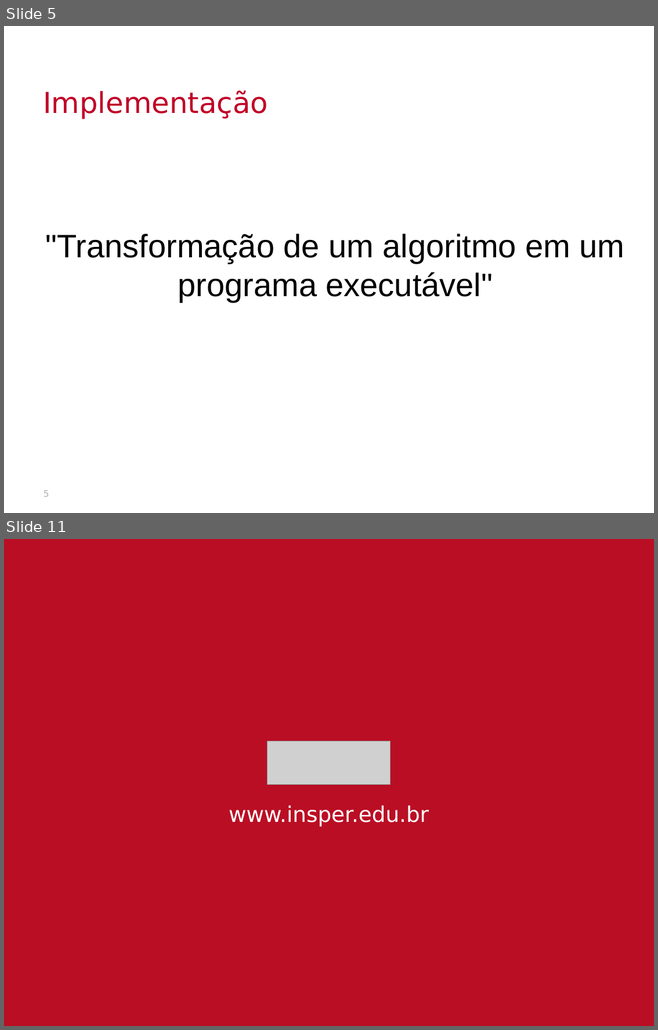
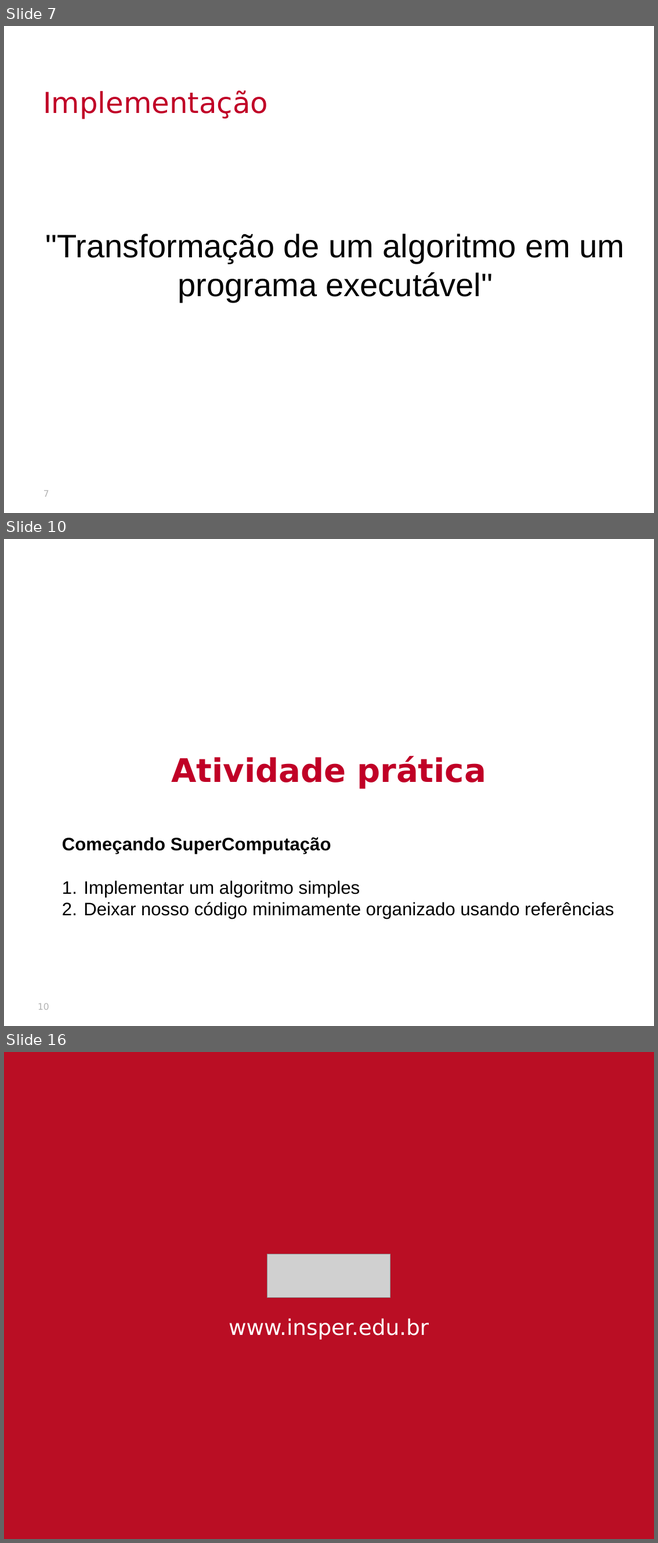
Before and after one commit to thalials/supercomp, a slide deck: aulas/02-desempenho/slides.pptx. Shown one above the other, each under a label of ours: slides 5 and 11 before the commit, slides 7, 10 and 16 after it; the slides between them are not shown. The pictures are 658x1030 and 658x1543 pixels, drawn with LibreOffice and Linux fonts; fonts in the diff are those of the drawing; grey boxes stand for pictures; background and template pictures are left out. Boxes give left, top, right and bottom in pixels: in the first picture for what was removed or moved away, otherwise in the second. Text is boxed around its words. In the diff, an @@ line names an element or a change of style, - is before the commit and + after.

```diff
--- a/aulas/02-desempenho/slides.pptx
+++ b/aulas/02-desempenho/slides.pptx
@@ slide 10 added at (4,539,654,1026), background picture (left out) @@
@@ text added at (172,756,486,788), 36 pt, text #C00026, bold @@
+Atividade prática
@@ text added at (62,837,614,919), 20 pt, text #000000 @@
+Começando SuperComputação
+1. Implementar um algoritmo simples
+2. Deixar nosso código minimamente organizado usando referências
@@ page number added at (38,1004,49,1010), 10 pt, text #B2B2B2 @@
+10
@@ what was slide 5 is now slide 7 @@
@@ page number at (43,491,49,497): text changed @@
-5
+7
@@ what was slide 11 is now slide 16 @@
```
Also in this commit, not shown: 2 slides changed, 7 other slides added, 3 slides removed, 27 other files.
